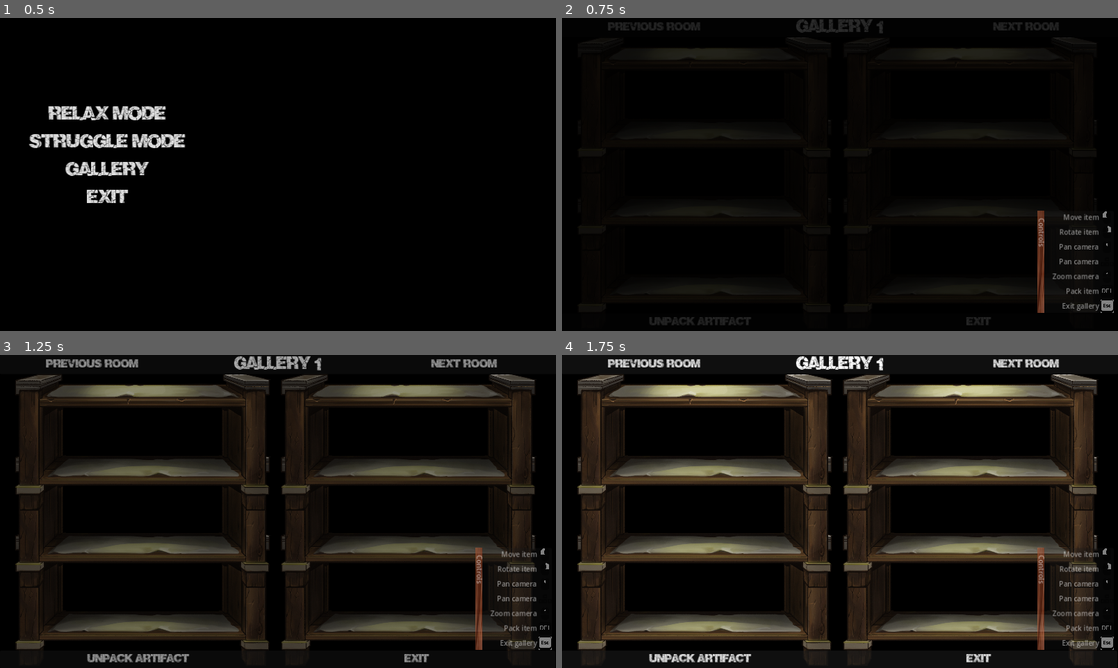
Above: before the commit, frames 1-4 (two rows, left to right).
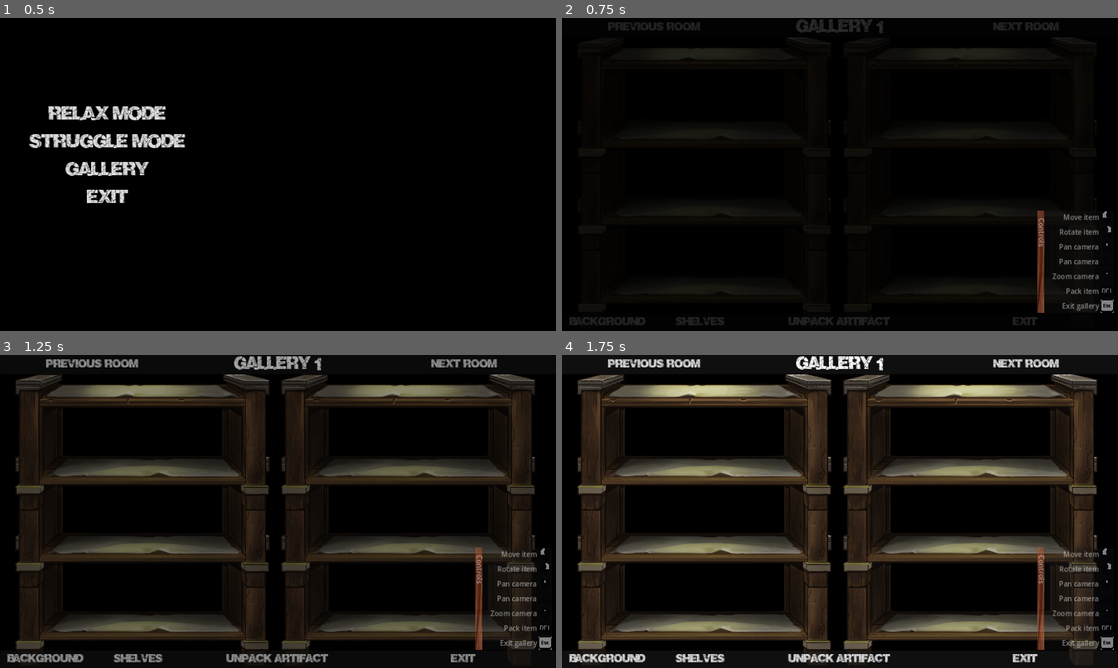
Above: after the commit, the same moments.

Repository: feyrkh/Exploratory
Game: Godot game, scene res://menu/main/TitleScreen.tscn
The game is run twice, just before and just after one commit, with the same random seed, the same clock (stepped at 60 frames per second) and the same inputs. Sound files missing from this copy of the repository are replaced by a short silence.
Inputs:
- Up to frame 1 (0.5 s): no input
- Up to frame 2 (0.75 s): click "Gallery" at 0.5 s
- Up to frame 3 (1.25 s): no input
- Up to frame 4 (1.75 s): click "Previous room" at 1.25 s

Frame 1 is identical in both runs. In frame 2, 0.7% of the frame differs, in the area x 1-86%, y 95-99%; in frame 3, 1.2%; in frame 4, 1.3%.

Commit message:
Generate-and-shuffle in sandbox, gallery backgrounds

Diff:
--- a/menu/gallery/GalleryMenu.gd
+++ b/menu/gallery/GalleryMenu.gd
@@ -40,6 +40,7 @@
 
 func _on_unpack_button_pressed():
 	Global.unpack_gallery_item.emit(available_items[cur_page]) # NOTE: assumes 1 item per page
+	closed.emit()
 	visible = false
 
 func _on_next_button_pressed():
--- a/pottery/CleaningTable.gd
+++ b/pottery/CleaningTable.gd
@@ -13,6 +13,8 @@
 @onready var sidebar_menu = find_child("SidebarMenu")
 @onready var glue_brush_audio:AudioStreamPlayer = find_child("GlueBrushAudio")
 @onready var control_hints:ControlHints = find_child("ControlHints")
+@onready var pieces_container:Node2D = find_child("Pieces")
+
 @export var camera_top_left_limit:Vector2 = Vector2(-100, -100)
 @export var camera_bot_right_limit:Vector2 = Vector2(4500, 3300)
 
@@ -58,19 +60,8 @@
 		var scene_center = (camera_bot_right_limit - camera_top_left_limit)/2 + camera_top_left_limit
 		var total_items = settings.get(ITEM_COUNT_SETTING, 1)
 		for i in range(total_items):
-			fade_label.text = "Item "+str(i+1)+" of "+str(total_items)+"\nGenerating..."
-			await get_tree().process_frame
-			var new_item = await ItemBuilder.build_random_item(null, false)
-			new_item.original_item_count = total_items
-			$Pieces.add_child(new_item)
-			new_item.position = scene_center + Vector2(randf_range(-400, 400), randf_range(-400, 400))
 			fade_label.text = "Item "+str(i+1)+" of "+str(total_items)+"\nShattering..."
-			await get_tree().process_frame
-			var cracks := FractureGenerator.generate_standard_scars(new_item, settings.get(CRACK_COUNT_SETTING, 8))
-			new_item.create_scars_from_paths(cracks)
-			#for j in range(settings.get(CRACK_COUNT_SETTING, 8)):
-			#	new_item.random_scar()
-			await new_item.try_shatter(Global.shatter_width, true)
+			await generate_one_random_item($Pieces, i, scene_center + Vector2(randf_range(-400, 400), randf_range(-400, 400)))
 
 		PhysicsServer2D.set_active(true)
 		fade_label.text = "Shuffling..."
@@ -124,6 +115,18 @@
 
 	#square.specific_scar(Vector2(151, 200), Vector2(150, 40), 0, 0.5, 0.5) # from bottom, long
 	#square.specific_scar(Vector2(100, 151), Vector2(260, 150), 0, 0.5, 0.5) # from left, long
+func generate_one_random_item(piece_container:Node2D, item_id:int, generation_coords:Vector2):
+	await get_tree().process_frame
+	var new_item = await ItemBuilder.build_random_item(null, false)
+	new_item.original_item_count = item_id
+	piece_container.add_child(new_item)
+	new_item.position = generation_coords
+	await get_tree().process_frame
+	var cracks := FractureGenerator.generate_standard_scars(new_item, settings.get(CRACK_COUNT_SETTING, 8))
+	new_item.create_scars_from_paths(cracks)
+	#for j in range(settings.get(CRACK_COUNT_SETTING, 8)):
+	#	new_item.random_scar()
+	await new_item.try_shatter(Global.shatter_width, true)
 
 func setup_game_mode():
 	var game_timer := find_child("GameTimer")
@@ -422,11 +425,44 @@
 		Global.change_scene("res://menu/main/TitleScreen.tscn")
 	)
 
+var adding_items_list:Array[Node2D] = []
+func _physics_process(_delta:float):
+	if adding_items_list.size() > 0:
+		try_place_newly_added_fragments()
 
 func _on_sidebar_menu_add_item_button_pressed():
-	var new_item = await ItemBuilder.build_random_item()
-	$Pieces.add_child(new_item)
-	new_item.position = Vector2(350,150)
+	var fragment_container := Node2D.new()
+	add_child(fragment_container)
+	fragment_container.position = Vector2(15000, 15000)
+	await generate_one_random_item(fragment_container, randi(), Vector2(randf_range(0, 10000), randf_range(0, 10000)))
+	adding_items_list.append(fragment_container)
+
+func try_place_newly_added_fragments():
+	if adding_items_list.size() <= 0: return
+	var fragment_container:Node2D = adding_items_list.pop_back()
+	for fragment:ArcheologyItem in fragment_container.get_children():
+		if !Global.lock_rotation:
+			fragment.rotation = randf_range(0, 2*PI)
+		var tries := 10
+
+		while tries > 0:
+			tries -= 1
+			var try_position := Vector2(randf_range(camera_top_left_limit.x, camera_bot_right_limit.x), randf_range(camera_top_left_limit.y, camera_bot_right_limit.y))
+			var collision := fragment.test_move(Transform2D(fragment.rotation, Vector2.ONE, 0, try_position), Vector2.ONE*15)
+			if !collision:
+				collision = fragment.test_move(Transform2D(fragment.rotation, Vector2.ONE, 0, try_position), -Vector2.ONE*15)
+			if !collision:
+				collision = fragment.test_move(Transform2D(fragment.rotation, Vector2.ONE, 0, try_position), Vector2(1, -1)*15)
+			if !collision:
+				collision = fragment.test_move(Transform2D(fragment.rotation, Vector2.ONE, 0, try_position), Vector2(-1, 1)*15)
+			if !collision or tries <= 0:
+				fragment_container.remove_child(fragment)
+				pieces_container.add_child(fragment)
+				fragment.global_position = try_position
+				print("Placed item after ", tries, " tries")
+
+				break
+	fragment_container.queue_free()
 
 func _on_sidebar_menu_movement_button_toggled(new_val):
 	Global.freeze_pieces = new_val
--- a/pottery/GalleryRoom.gd
+++ b/pottery/GalleryRoom.gd
@@ -8,6 +8,18 @@
 @export var camera_bot_right_limit:Vector2 = Vector2(4270, 2397)
 var camera_drag_mouse_start = null
 var camera_drag_camera_start = null
+
+var background_imgs:Array[String] = []
+var cur_background_img_idx:int = -1:
+	set(val):
+		if val >= background_imgs.size():
+			val = -1
+		cur_background_img_idx = val
+		update_background()
+var shelf_configuration:int = 0:
+	set(val):
+		shelf_configuration = val
+		update_shelf_configuration()
 
 var gallery_items_unused := []
 var gallery_rooms := [] # Array[Dictionary]
@@ -119,6 +131,8 @@
 
 const ROOM_FIELD_NAME := 0
 const ROOM_FIELD_ITEMS := 1
+const ROOM_FIELD_BG_FILE := 2
+const ROOM_FIELD_SHELF_CONFIG := 3
 const ITEM_FIELD_ID := 0
 const ITEM_FIELD_POS := 1
 const ITEM_FIELD_ROT := 2
@@ -130,7 +144,12 @@
 	var cur_room_items = []
 	for child in find_child("Items").get_children():
 		cur_room_items.append([child.gallery_id, child.global_position, child.global_rotation])
-	var cur_room_data = [cur_room_name, cur_room_items]
+	var room_name
+	if cur_background_img_idx == -1:
+		room_name = ""
+	else:
+		room_name = background_imgs[cur_background_img_idx]
+	var cur_room_data = [cur_room_name, cur_room_items, room_name, shelf_configuration]
 	gallery_rooms[cur_room_idx] = cur_room_data
 	save_gallery_rooms()
 
@@ -182,6 +201,7 @@
 	load_gallery_rooms()
 
 func _ready():
+	load_background_images()
 	Global.unpack_gallery_item.connect(unpack_gallery_item)
 	Global.delete_archeology_item.connect(item_deleted)
 	find_child("GalleryMenu").closed.connect(update_control_hints)
@@ -200,7 +220,7 @@
 	cur_room_idx = idx
 	var room_data
 	if idx >= gallery_rooms.size():
-		room_data = ["Gallery "+str(cur_room_idx+1), []]
+		room_data = ["Gallery "+str(cur_room_idx+1), [], -1, 0]
 	else:
 		room_data = gallery_rooms[idx]
 	cur_room_name = room_data[ROOM_FIELD_NAME]
@@ -212,6 +232,8 @@
 		var item = await unpack_gallery_item(item_data[ITEM_FIELD_ID])
 		item.global_position = item_data[ITEM_FIELD_POS]
 		item.global_rotation = item_data[ITEM_FIELD_ROT]
+	cur_background_img_idx = background_imgs.find(room_data[ROOM_FIELD_BG_FILE])
+	shelf_configuration = room_data[ROOM_FIELD_SHELF_CONFIG]
 	await find_child("FadeRect").fade_in(FADE_TIME*2)
 
 
@@ -301,3 +323,49 @@
 		["Pack item", preload("res://art/delete_key.png"), preload("res://art/delete_key.png")],
 		["Exit gallery", preload("res://art/escape_key.png"), preload("res://art/escape_key.png")],
 	])
+
+func load_background_images():
+	var dir := DirAccess.open("res://art/background")
+	if dir:
+		dir.list_dir_begin()
+		var file_name = dir.get_next()
+		while file_name != "":
+			if !dir.current_is_dir() and (file_name.ends_with(".png") or file_name.ends_with(".jpg") or file_name.ends_with(".jpeg")):
+				background_imgs.append("res://art/background/"+file_name)
+			file_name = dir.get_next()
+
+func update_background():
+	if cur_background_img_idx < 0 or cur_background_img_idx >= background_imgs.size():
+		$BackgroundSprite.visible = false
+	else:
+		$BackgroundSprite.visible = true
+		$BackgroundSprite.texture = load(background_imgs[cur_background_img_idx])
+
+func update_shelf_configuration():
+	set_shelf_config(["L1", "L2", "L3", "R1", "R2", "R3", "C1", "C2", "C3"], false)
+	if shelf_configuration > 10:
+		shelf_configuration = shelf_configuration % 11
+	match shelf_configuration:
+		0: set_shelf_config(["L1", "L2", "L3", "R1", "R2", "R3"])
+		1: set_shelf_config(["L1", "L2", "L3"])
+		2: set_shelf_config(["R1", "R2", "R3"])
+		3: set_shelf_config(["L1", "L2", "R1", "R2"])
+		4: set_shelf_config(["L1", "R1",])
+		5: set_shelf_config(["L1"])
+		6: set_shelf_config(["R1"])
+		7: set_shelf_config(["C1", "C2", "C3"])
+		8: set_shelf_config(["C1", "C2"])
+		9: set_shelf_config(["C1"])
+		10: set_shelf_config([])
+
+func set_shelf_config(items:Array[String], is_visible:=true):
+	for item in items:
+		find_child(item).visible = is_visible
+
+
+func _on_shelf_button_pressed():
+	shelf_configuration += 1
+
+
+func _on_background_button_pressed():
+	cur_background_img_idx += 1
--- a/pottery/GalleryRoom.tscn
+++ b/pottery/GalleryRoom.tscn
@@ -1,8 +1,9 @@
-[gd_scene load_steps=9 format=3 uid="uid://tpag1njdnwcy"]
+[gd_scene load_steps=10 format=3 uid="uid://tpag1njdnwcy"]
 
 [ext_resource type="Script" path="res://pottery/GalleryRoom.gd" id="1_2k2a3"]
 [ext_resource type="Texture2D" uid="uid://clend3rmdal32" path="res://art/shelf.png" id="1_klnyf"]
 [ext_resource type="Theme" uid="uid://bvc652bwjujtl" path="res://theme/main_ui.tres" id="2_dhsuc"]
+[ext_resource type="Texture2D" uid="uid://dghql4vk2n04v" path="res://art/background/gallery_bg2.png" id="2_gw2lf"]
 [ext_resource type="Script" path="res://menu/CustomMenuButton.gd" id="4_5ockw"]
 [ext_resource type="PackedScene" uid="uid://dr6w8rungysm1" path="res://menu/gallery/GalleryMenu.tscn" id="4_gxinv"]
 [ext_resource type="PackedScene" uid="uid://btr4madyriyi0" path="res://util/FadeRect.tscn" id="5_0t2vs"]
@@ -21,33 +22,56 @@
 zoom = Vector2(0.3, 0.3)
 position_smoothing_enabled = true
 
-[node name="Shelf2" type="Sprite2D" parent="."]
+[node name="BackgroundSprite" type="Sprite2D" parent="."]
+scale = Vector2(3.33437, 3.32639)
+texture = ExtResource("2_gw2lf")
+centered = false
+
+[node name="L1" type="Sprite2D" parent="."]
 position = Vector2(1103.15, 1863.25)
 scale = Vector2(2, 2)
 texture = ExtResource("1_klnyf")
 
-[node name="Shelf" type="Sprite2D" parent="."]
+[node name="L2" type="Sprite2D" parent="."]
 position = Vector2(1103.15, 1263.25)
 scale = Vector2(2, 2)
 texture = ExtResource("1_klnyf")
 
-[node name="Shelf3" type="Sprite2D" parent="."]
+[node name="L3" type="Sprite2D" parent="."]
 position = Vector2(1103.15, 671.25)
 scale = Vector2(2, 2)
 texture = ExtResource("1_klnyf")
 
-[node name="Shelf4" type="Sprite2D" parent="."]
+[node name="R1" type="Sprite2D" parent="."]
 position = Vector2(3143.15, 1863.25)
 scale = Vector2(2, 2)
 texture = ExtResource("1_klnyf")
 
-[node name="Shelf5" type="Sprite2D" parent="."]
+[node name="R2" type="Sprite2D" parent="."]
 position = Vector2(3143.15, 1263.25)
 scale = Vector2(2, 2)
 texture = ExtResource("1_klnyf")
 
-[node name="Shelf6" type="Sprite2D" parent="."]
+[node name="R3" type="Sprite2D" parent="."]
 position = Vector2(3143.15, 671.25)
+scale = Vector2(2, 2)
+texture = ExtResource("1_klnyf")
+
+[node name="C1" type="Sprite2D" parent="."]
+visible = false
+position = Vector2(2118.15, 1863.25)
+scale = Vector2(2, 2)
+texture = ExtResource("1_klnyf")
+
+[node name="C2" type="Sprite2D" parent="."]
+visible = false
+position = Vector2(2118.15, 1263.25)
+scale = Vector2(2, 2)
+texture = ExtResource("1_klnyf")
+
+[node name="C3" type="Sprite2D" parent="."]
+visible = false
+position = Vector2(2118.15, 671.25)
 scale = Vector2(2, 2)
 texture = ExtResource("1_klnyf")
 
@@ -124,6 +148,24 @@
 
 [node name="HBoxContainer" type="HBoxContainer" parent="UI/PanelContainer"]
 layout_mode = 2
+
+[node name="HBoxContainer" type="HBoxContainer" parent="UI/PanelContainer/HBoxContainer"]
+layout_mode = 2
+size_flags_horizontal = 3
+
+[node name="BackgroundButton" type="Button" parent="UI/PanelContainer/HBoxContainer/HBoxContainer"]
+layout_mode = 2
+size_flags_horizontal = 7
+theme = ExtResource("2_dhsuc")
+text = "Background"
+script = ExtResource("4_5ockw")
+
+[node name="ShelfButton" type="Button" parent="UI/PanelContainer/HBoxContainer/HBoxContainer"]
+layout_mode = 2
+size_flags_horizontal = 7
+theme = ExtResource("2_dhsuc")
+text = "Shelves"
+script = ExtResource("4_5ockw")
 
 [node name="UnpackButton" type="Button" parent="UI/PanelContainer/HBoxContainer"]
 layout_mode = 2
@@ -163,5 +205,7 @@
 [connection signal="text_submitted" from="UI/PanelContainer2/HBoxContainer/RoomLabelEdit" to="." method="_on_room_label_edit_text_submitted"]
 [connection signal="text_submitted" from="UI/PanelContainer2/HBoxContainer/RoomLabelEdit" to="." method="_play_button_mouseover_sound"]
 [connection signal="pressed" from="UI/PanelContainer2/HBoxContainer/NextButton" to="." method="_on_next_button_pressed"]
+[connection signal="pressed" from="UI/PanelContainer/HBoxContainer/HBoxContainer/BackgroundButton" to="." method="_on_background_button_pressed"]
+[connection signal="pressed" from="UI/PanelContainer/HBoxContainer/HBoxContainer/ShelfButton" to="." method="_on_shelf_button_pressed"]
 [connection signal="pressed" from="UI/PanelContainer/HBoxContainer/UnpackButton" to="." method="_on_unpack_button_pressed"]
 [connection signal="pressed" from="UI/PanelContainer/HBoxContainer/ExitButton" to="." method="_on_exit_button_pressed"]
--- a/test/testing.tscn
+++ b/test/testing.tscn
@@ -9,7 +9,7 @@
 
 [node name="Polygon2D" type="Polygon2D" parent="."]
 color = Color(1, 0, 0.0392157, 1)
-polygon = PackedVector2Array(199, 2, 243, 5, 281, 11, 286, 21, 295, 25, 296, 44, 287, 50, 288, 68, 294, 90, 329, 154, 341, 180, 346.041, 197.014, 345.815, 198.566, 344.932, 210.753, 335.308, 232.943, 333.527, 253.476, 320.466, 273.837, 312.167, 293.745, 299.16, 312.767, 296.756, 332.243, 285.022, 349.573, 271.09, 368.267, 259, 377, 247, 383, 247, 394, 237, 398, 199, 401, 162.319, 400.727, 162.967, 388.93, 157.14, 367.491, 158.878, 347.221, 158.047, 326.617, 153.171, 305.99, 152.819, 304.244, 155.076, 303.528, 152.541, 303.226, 151.963, 301.915, 145.714, 285.425, 133.276, 269.535, 132.563, 249.765, 123.993, 232.406, 114.974, 216.472, 107.237, 194.774, 91.9841, 178.807, 78.1142, 160.137, 74.3963, 141.214, 60.1616, 122.42, 56.8207, 99.0831, 51.9072, 90.1611, 55, 84, 63, 62, 64, 45, 55, 36, 53, 28, 56, 24, 52, 17, 62, 9, 67, 9, 81, 6, 150, 1)
+polygon = PackedVector2Array(1189.8, 1390.83, 1838.8, 1390.83, 1838.8, 2204.83, 1189.8, 2204.83)
 
 [node name="Line2D" type="Line2D" parent="."]
 points = PackedVector2Array(128.571, 89.7816, 180.777, 92.4931)
